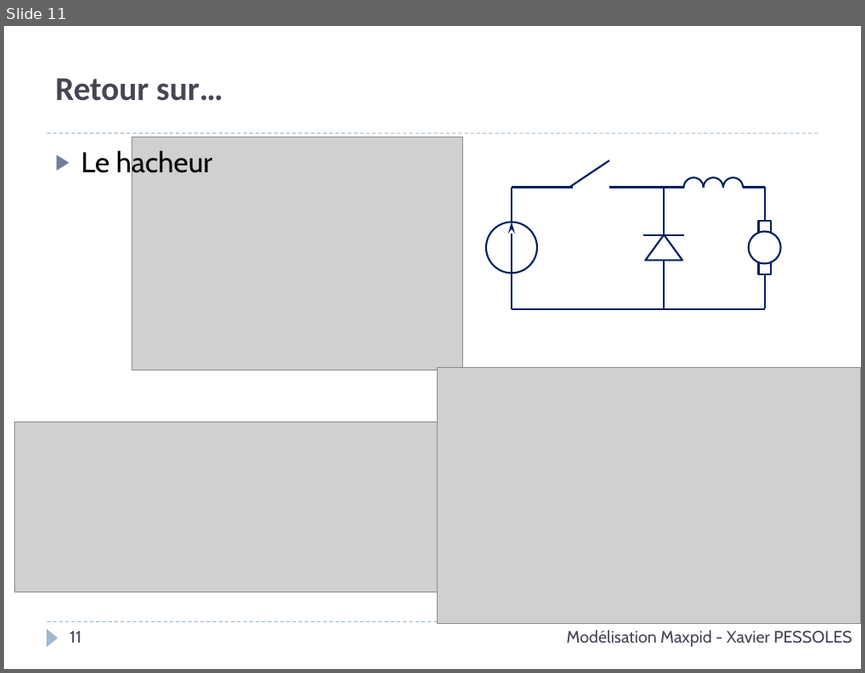
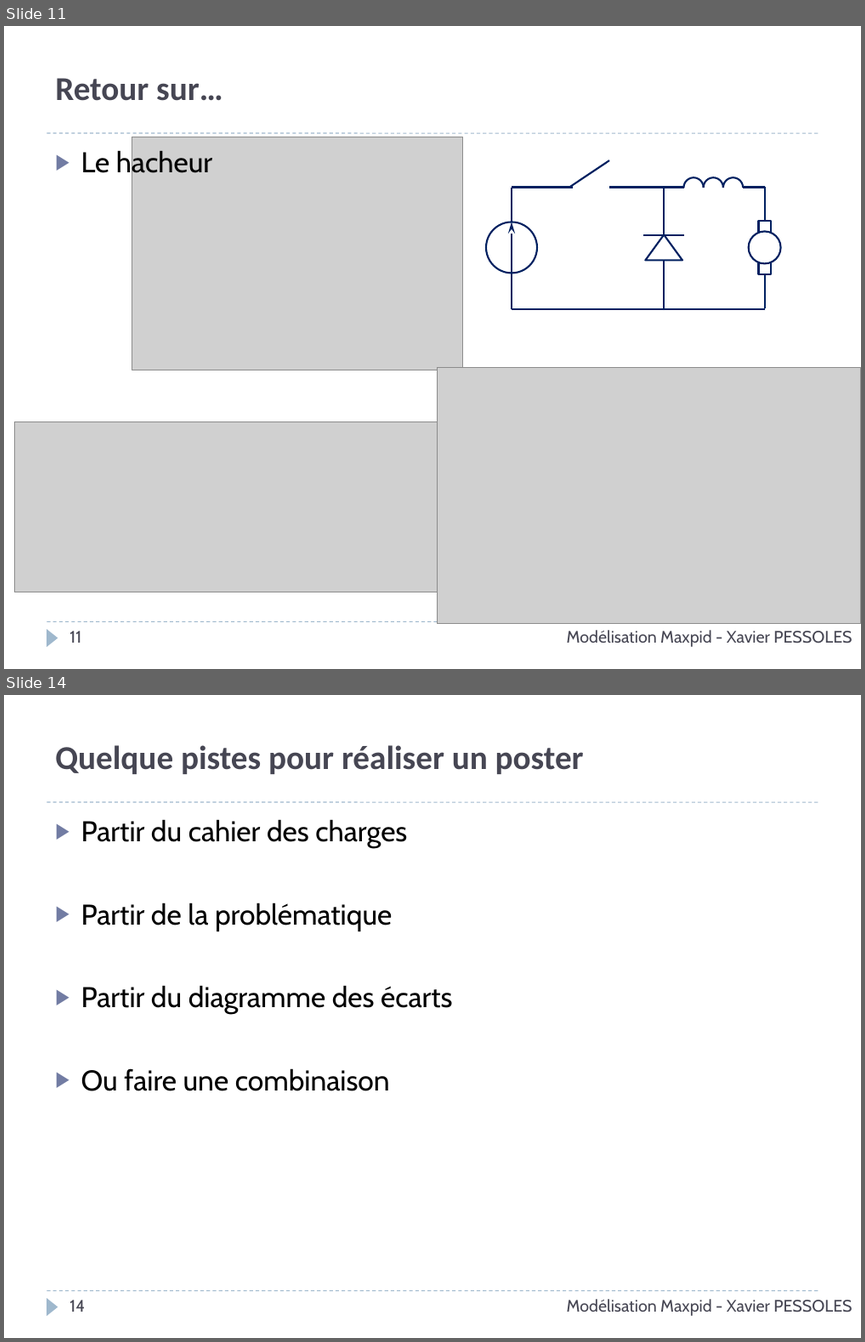
Before and after one commit to xpessoles/Cy_01_PSI_ModelisationLinNonLin, a slide deck: TP/TP_Maxpid_Corrige/Cy_01_TP_01_Maxpid_Corrige.pptx. Shown one above the other, each under a label of ours: slide 11 before the commit, slides 11 and 14 after it; the slides between them are not shown. The pictures are 865x673 and 865x1342 pixels, drawn with LibreOffice and Linux fonts; fonts in the diff are those of the drawing; grey boxes stand for pictures; background and template pictures are left out. Boxes give left, top, right and bottom in pixels: in the first picture for what was removed or moved away, otherwise in the second. Text is boxed around its words. In the diff, an @@ line names an element or a change of style, - is before the commit and + after.

```diff
--- a/TP/TP_Maxpid_Corrige/Cy_01_TP_01_Maxpid_Corrige.pptx
+++ b/TP/TP_Maxpid_Corrige/Cy_01_TP_01_Maxpid_Corrige.pptx
@@ slide 14 added at box(4, 695, 861, 1338), background #FFFFFF; not listed: 3 template elements that a slide beside it also shows @@
@@ title added at box(55, 745, 584, 774), 28 pt, text #464653, bold @@
+Quelque pistes pour réaliser un poster
@@ text added at box(81, 819, 453, 1091), 24 pt, text #000000 @@
+▶ Partir du cahier des charges
+▶ Partir de la problématique
+▶ Partir du diagramme des écarts
+▶ Ou faire une combinaison
@@ page number added at box(69, 1299, 85, 1311), 14 pt, text #464653 @@
+14
@@ text added at box(567, 1299, 851, 1315), 14 pt, text #464653 @@
+Modélisation Maxpid - Xavier PESSOLES
```
Also in this commit, not shown: 1 slide changed, 2 other slides added, 4 other files.
